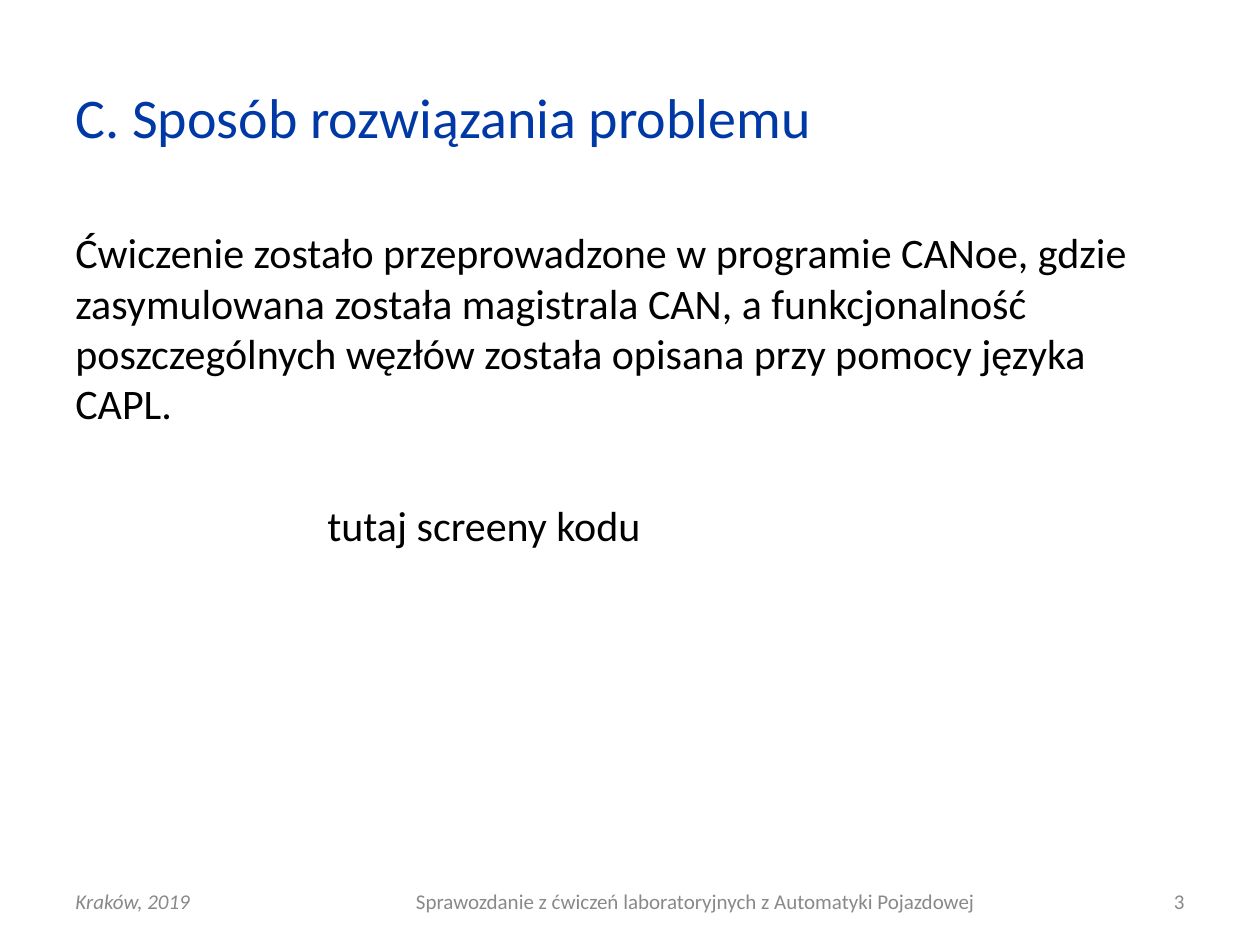
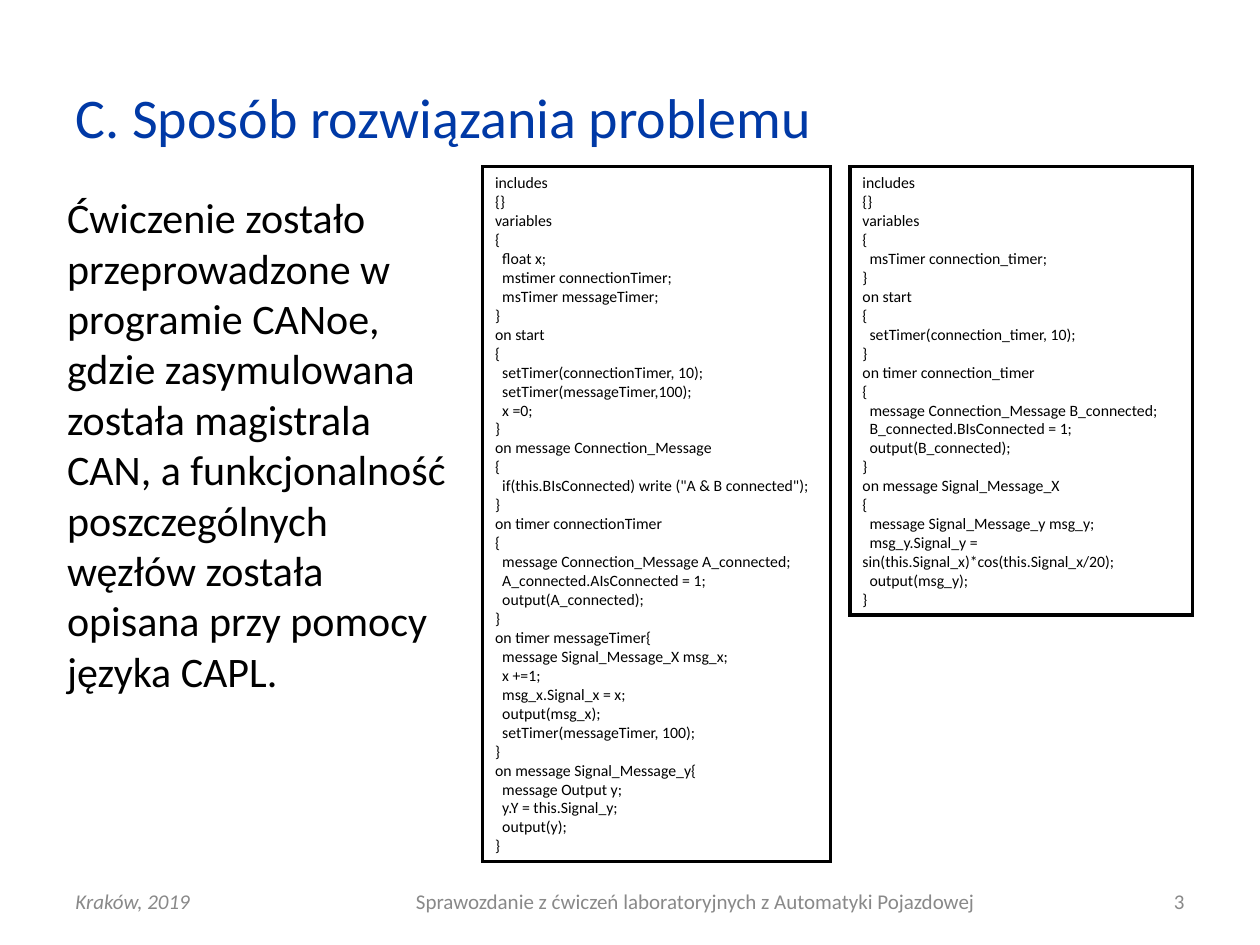
Before and after one commit to elfsonix/Automatyka-Pojazdowa, a slide deck: slide 3 of ananasy/AP_L04_20190306_0930_G03.ppt. Drawn at 1260x945 pixels with LibreOffice and Linux fonts; fonts in the diff are those of the drawing. Boxes give left, top, right and bottom in pixels: in the first picture for what was removed or moved away, otherwise in the second. Text is boxed around its words. In the diff, an @@ line names an element or a change of style, - is before the commit and + after.

```diff
--- a/ananasy/AP_L04_20190306_0930_G03.ppt
+++ b/ananasy/AP_L04_20190306_0930_G03.ppt
@@ rectangle added at (483,166,830,862), fill #FFFFFF, outline #000000 2.01 pt, 9 pt, text #000000 @@
+includes
+{}
+variables
+{
+float x;
+mstimer connectionTimer;
+msTimer messageTimer;
+}
+on start
+{
+setTimer(connectionTimer, 10);
+setTimer(messageTimer,100);
+x =0;
+}
+on message Connection_Message
+{
+if(this.BIsConnected) write ("A & B connected");
+}
+on timer connectionTimer
+{
+message Connection_Message A_connected;
+A_connected.AIsConnected = 1;
+output(A_connected);
+}
+on timer messageTimer{
+message Signal_Message_X msg_x;
+x +=1;
+msg_x.Signal_x = x;
+output(msg_x);
+setTimer(messageTimer, 100);
+}
+on message Signal_Message_y{
+message Output y;
+y.Y = this.Signal_y;
+output(y);
+}
@@ rectangle added at (850,166,1193,615), fill #FFFFFF, outline #000000 2.01 pt, 9 pt, text #000000 @@
+includes
+{}
+variables
+{
+msTimer connection_timer;
+}
+on start
+{
+setTimer(connection_timer, 10);
+}
+on timer connection_timer
+{
+message Connection_Message B_connected;
+B_connected.BIsConnected = 1;
+output(B_connected);
+}
+on message Signal_Message_X
+{
+message Signal_Message_y msg_y;
+msg_y.Signal_y = sin(this.Signal_x)*cos(this.Signal_x/20);
+output(msg_y);
+}
@@ text "Ćwiczenie zostało przeprowadzone w programie ...": place and size @@
-text "Ćwiczenie zostało przeprowadzone w programie ..." at (75,234,1127,549)
+text "Ćwiczenie zostało przeprowadzone w programie ..." at (67,199,445,695)
@@ text at (327,511,640,549): paragraph removed @@
-tutaj screeny kodu
```
Also in this commit, not shown: 1 other slide changed, 8 other files.
